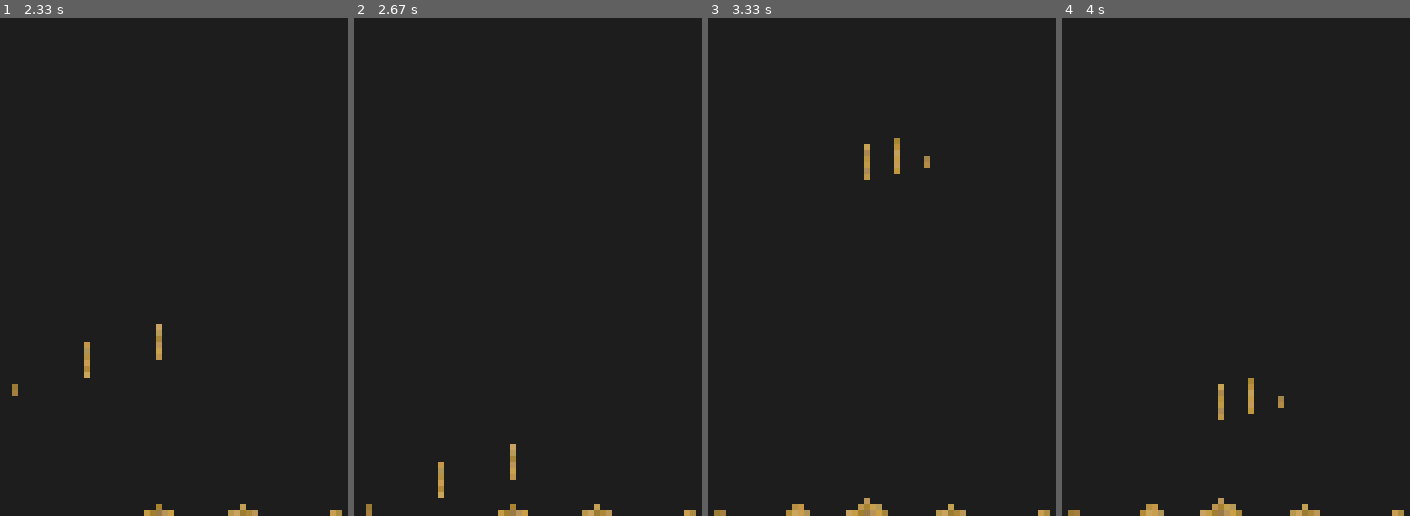
Above: before the commit, frames 1-4 (left to right).
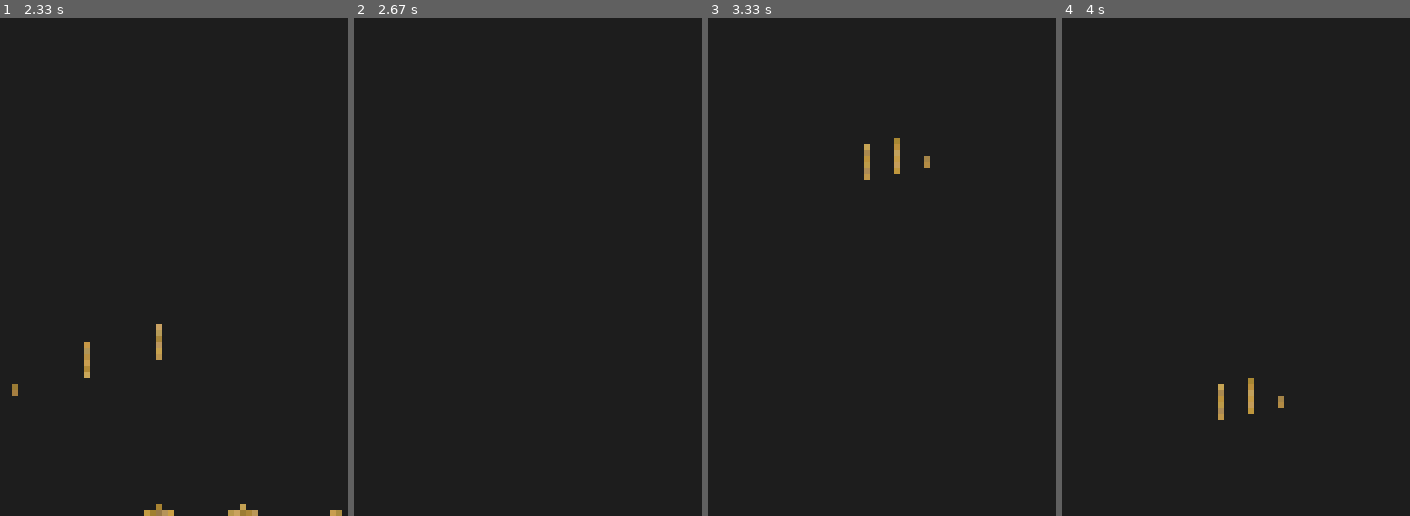
Above: after the commit, the same moments.

Repository: t-hul/pygame_projects
Game: pygame game, started from falling_sand/main.py
The game is run twice, just before and just after one commit, with the same random seed, the same clock (stepped at 60 frames per second) and the same inputs.
Inputs (mouse positions are in pixels of both pictures, inside the frame that each line leads up to):
- Up to frame 1 (2.33 s): tap Space at 0.33 s; press the mouse at (outside the picture) at 0.7 s; move the mouse to (243, 217) at 0.8 s; release the mouse at (334, 426) at 0.93 s; tap S at 1 s; press the mouse at (outside the picture) at 1.37 s; move the mouse to (83, 57) at 1.47 s; release the mouse at (13, 112) at 1.6 s; hold R from 2.17 s (still down)
- Up to frame 2 (2.67 s): release R at 2.47 s; tap Space at 2.5 s
- Up to frame 3 (3.33 s): press the mouse at (outside the picture) at 2.87 s; move the mouse to (895, 37) at 2.97 s; release the mouse at (927, 67) at 3.1 s
- Up to frame 4 (4 s): no input

Frame 1 is identical in both runs. In frame 2, 0.6% of the frame differs, in the area x 3-99%, y 85-100%; in frame 3, 0.6%; in frame 4, 0.6%.

Commit message:
Added keyboard controls

Diff:
--- a/falling_sand/grid.py
+++ b/falling_sand/grid.py
@@ -50,3 +50,8 @@
     def get_cell(self, row, column):
         if self.is_inside(row, column):
             return self.cells[row][column]
+
+    def clear(self):
+        for row in range(self.rows):
+            for column in range(self.columns):
+                self.remove_particle(row, column)
--- a/falling_sand/main.py
+++ b/falling_sand/main.py
@@ -1,6 +1,5 @@
-import sys
+import pygame
 
-import pygame
 from simulation import Simulation
 
 pygame.init()
@@ -21,22 +20,7 @@
 while True:
 
     # 1. Event Handling
-    for event in pygame.event.get():
-        if event.type == pygame.QUIT:
-            pygame.quit()
-            sys.exit()
-
-    buttons = pygame.mouse.get_pressed()
-    if buttons[0]:
-        pos = pygame.mouse.get_pos()
-        row = pos[1] // CELL_SIZE
-        column = pos[0] // CELL_SIZE
-        simulation.add_particle(row, column)
-    elif buttons[2]:
-        pos = pygame.mouse.get_pos()
-        row = pos[1] // CELL_SIZE
-        column = pos[0] // CELL_SIZE
-        simulation.remove_particle(row, column)
+    simulation.handle_controls()
 
     # 2. Updating State
     simulation.update()
--- a/falling_sand/simulation.py
+++ b/falling_sand/simulation.py
@@ -1,3 +1,7 @@
+import sys
+
+import pygame
+
 from grid import Grid
 from particle import SandParticle
 
@@ -24,3 +28,37 @@
                     if new_pos != (row, column):
                         self.grid.set_cell(new_pos[0], new_pos[1], particle)
                         self.grid.remove_particle(row, column)
+
+    def restart(self):
+        self.grid.clear()
+
+    def handle_controls(self):
+        for event in pygame.event.get():
+            if event.type == pygame.QUIT:
+                pygame.quit()
+                sys.exit()
+            if event.type == pygame.KEYDOWN:
+                self.handle_key(event)
+
+        self.handle_mouse()
+
+    def handle_key(self, event):
+        if event.key == pygame.K_SPACE:
+            self.restart()
+        elif event.key == pygame.K_s:
+            print("Sand Mode")
+        elif event.key == pygame.K_r:
+            print("Rock Mode")
+
+    def handle_mouse(self):
+        buttons = pygame.mouse.get_pressed()
+        if buttons[0]:
+            pos = pygame.mouse.get_pos()
+            row = pos[1] // self.grid.cell_size
+            column = pos[0] // self.grid.cell_size
+            self.add_particle(row, column)
+        elif buttons[2]:
+            pos = pygame.mouse.get_pos()
+            row = pos[1] // self.grid.cell_size
+            column = pos[0] // self.grid.cell_size
+            self.remove_particle(row, column)
